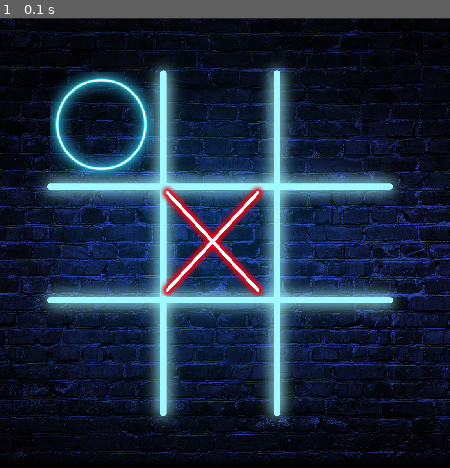
Above: before the commit, frame 1.
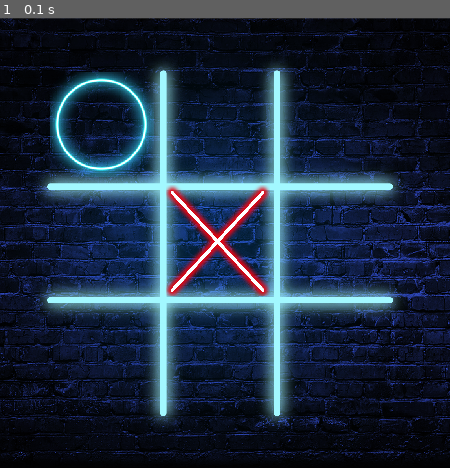
Above: after the commit, the same moment.

Repository: davidmanueldev/tic-tac-toe-pygame
Game: pygame game, started from main.py
The game is run twice, just before and just after one commit, with the same random seed, the same clock (stepped at 60 frames per second) and the same inputs.
Inputs:
- Up to frame 1 (0.1 s): no input

The runs differ from the first frame. In frame 1, 2.4% of the frame differs, in the area x 35-60%, y 37-62%.

Commit message:
Updated coordinate map

Diff:
--- a/main.py
+++ b/main.py
@@ -16,9 +16,9 @@
 equis = pygame.transform.scale(equis, (125,125))
 # Hacer una matriz bidimensional de tuplas donde estaran las coordenadas de los elementos(X y O y fondo)
 # TODO: NO dejarlo para después
-coordenadas = [[(0,0),(0,0),(0,0)],
-               [(0,0),(0,0),(0,0)],
-               [(0,0),(0,0),(0,0)]]
+coordenadas = [[(40,0),(165,0),(290,0)],
+               [(40,175),(165,175),(290,175)],
+               [(40,300),(165,300),(290,300)]]
 
 # Matriz para almacenar jugadas
 tablero = [['','',''],
@@ -39,7 +39,7 @@
   # Toca graficar los elementos
   screen.blit(fondo, (0,0)) # TODO: Quitar lo estático
   screen.blit(circulo, (40,50))
-  screen.blit(equis, (160,165))
+  screen.blit(equis, (165,165))
   #Actualizar la pantalla(screen)
   pygame.display.update()
 
